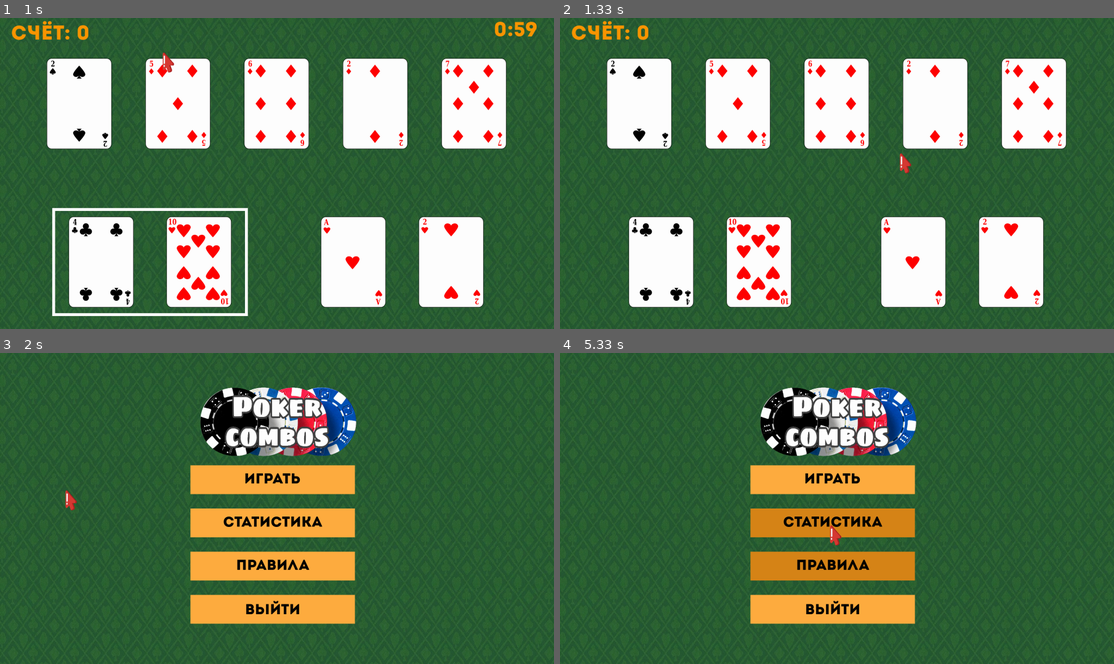
Above: before the commit, frames 1-4 (two rows, left to right).
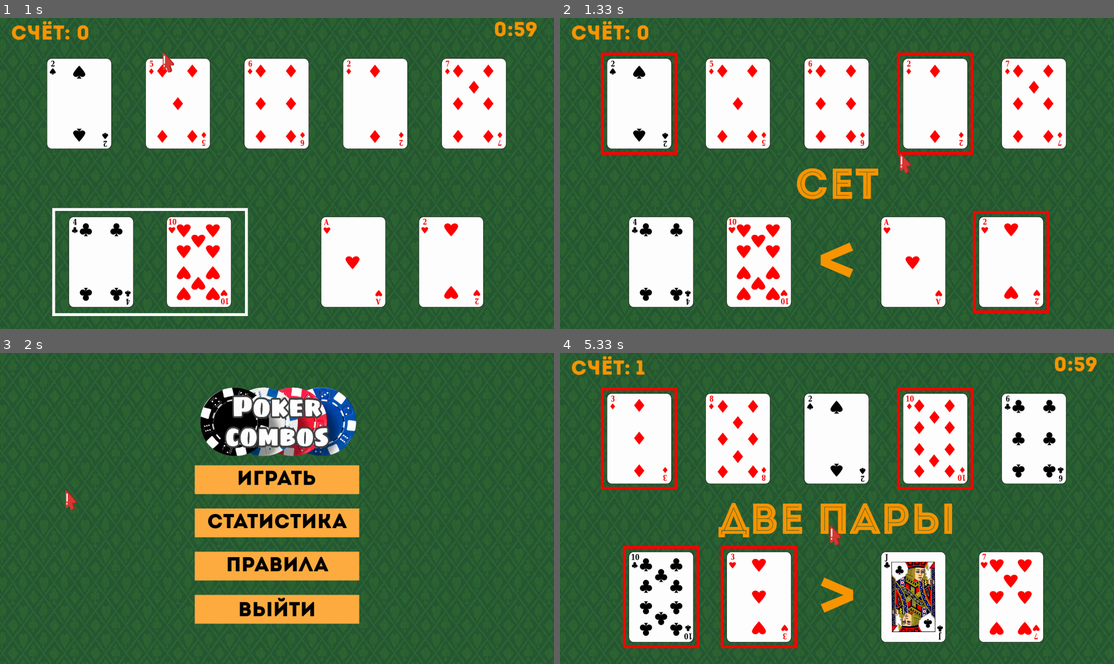
Above: after the commit, the same moments.

Repository: gkhlevtov/Yandex-PyGame-Project
Game: pygame game, started from main.py
Same seed, same stepped clock (60 frames per second), same inputs: the game is played once before the commit and once after it.
Inputs (mouse positions are in pixels of both pictures, inside the frame that each line leads up to):
- Up to frame 1 (1 s): press the mouse at (149, 260) at 0.37 s; move the mouse to (127, 254) at 0.47 s; release the mouse at (105, 248) at 0.6 s; press the mouse at (149, 260) at 0.7 s; move the mouse to (160, 161) at 0.8 s; release the mouse at (166, 61) at 0.93 s
- Up to frame 2 (1.33 s): press the mouse at (709, 260) at 1.03 s; move the mouse to (809, 210) at 1.13 s; release the mouse at (903, 164) at 1.27 s
- Up to frame 3 (2 s): press the mouse at (149, 595) at 1.37 s; move the mouse to (155, 601) at 1.47 s; release the mouse at (155, 608) at 1.6 s; press the mouse at (277, 623) at 1.7 s; move the mouse to (171, 561) at 1.8 s; release the mouse at (72, 499) at 1.93 s
- Up to frame 4 (5.33 s): click (837, 480) at 2.05 s; press the mouse at (837, 623) at 2.37 s; move the mouse to (853, 511) at 2.47 s; release the mouse at (870, 399) at 2.6 s; press the mouse at (964, 595) at 2.7 s; move the mouse to (875, 567) at 2.8 s; release the mouse at (787, 536) at 2.93 s; press the mouse at (964, 595) at 3.03 s; move the mouse to (920, 542) at 3.13 s; release the mouse at (881, 489) at 3.27 s; press the mouse at (709, 595) at 3.37 s; move the mouse to (715, 558) at 3.47 s; release the mouse at (720, 520) at 3.6 s; press the mouse at (837, 623) at 3.7 s; move the mouse to (825, 545) at 3.8 s; release the mouse at (814, 468) at 3.93 s; press the mouse at (837, 480) at 4.03 s; move the mouse to (859, 443) at 4.13 s; release the mouse at (875, 408) at 4.27 s; press the mouse at (964, 595) at 4.37 s; move the mouse to (809, 548) at 4.47 s; release the mouse at (659, 502) at 4.6 s; press the mouse at (709, 595) at 4.7 s; move the mouse to (875, 595) at 4.8 s; release the mouse at (1041, 598) at 4.93 s; press the mouse at (709, 595) at 5.03 s; move the mouse to (770, 564) at 5.13 s; release the mouse at (837, 533) at 5.27 s

Frame 1 is identical in both runs. In frame 2, 3.2% of the frame differs, in the area x 7-89%, y 11-96%; in frame 3, 2.7%; in frame 4, 44%, in the area x 2-97%, y 0-96%.

Commit message:
fix game over screen and add new background music

Diff:
--- a/globals.py
+++ b/globals.py
@@ -9,6 +9,8 @@
 
 
 class Button(pygame.sprite.Sprite):
+    """Класс кнопки."""
+
     def __init__(self, position, width, height, color, text, text_size, text_color):
         super().__init__()
         self.pos_x = position[0]
@@ -95,7 +97,6 @@
 click_sound = mixer.Sound('sounds/click.mp3')
 button_sound = mixer.Sound('sounds/button.mp3')
 
-
 display_info = pygame.display.Info()
 display_width, display_height = display_info.current_w, display_info.current_h
 
--- a/main.py
+++ b/main.py
@@ -6,9 +6,10 @@
 from pygame import mixer
 
 import best_combination
-from globals import click_sound, full_deck, display_width, display_height, card_size
+import menu as menu
+from globals import Button
+from globals import click_sound, full_deck, display_width, display_height, card_size, button_sound, w_percent, h_percent
 from globals import load_image
-from main_menu import main as menu
 
 
 class Card(pygame.sprite.Sprite):
@@ -243,12 +244,11 @@
     screen_width, screen_height = screen_size
     w_percent, h_percent = screen_width // 100, screen_height // 100
 
-    font = pygame.font.Font('fonts/FiraSans-Bold.otf', screen_height // 100 * 20)
-    line1 = font.render(f'Игра', True, (250, 150, 0))
-    line2 = font.render(f'окончена', True, (250, 150, 0))
-    line3 = font.render(f'Ваш счёт: {score}', True, (250, 150, 0))
-
-    lines = [line1, line2, line3]
+    font = pygame.font.Font('fonts/FiraSans-Bold.otf', h_percent * 20)
+    line1 = font.render(f'Игра окончена', True, (250, 150, 0))
+    line2 = font.render(f'Ваш счёт: {score}', True, (250, 150, 0))
+
+    lines = [line1, line2]
 
     for i in range(len(lines)):
         line = lines[i]
@@ -256,7 +256,7 @@
         text_h = line.get_height()
         text_x = screen_width // 2 - text_w // 2
         text_y = screen_height // 2 - text_h // 2 - 30 * h_percent + 25 * i * h_percent
-        if i == 2:
+        if i == 1:
             text_y += 5 * h_percent
 
         screen.blit(line, (text_x, text_y))
@@ -333,7 +333,7 @@
     point_sound = mixer.Sound('sounds/point_plus.mp3')
     point_sound.set_volume(0.5)
 
-    mixer.music.load('sounds/background_music_1.mp3')
+    mixer.music.load('sounds/background_music_2.mp3')
     mixer.music.set_volume(0.1)
     mixer.music.play(-1)
 
@@ -465,11 +465,16 @@
                     running = False
 
         screen.blit(scaled_background, (0, 0))
+        cards_sprites.draw(screen)
+
+        if last_wait:
+            show_combination(win_comb[0][0], screen_size=size, screen=screen)
+            cards_sprites.draw(screen)
+            cards_sprites.update(win_comb[0])
+            draw_compare(best_set, screen_size=size, screen=screen)
 
         if game_is_over:
             break
-
-        cards_sprites.draw(screen)
 
         if on_pause:
             start_time = dt.datetime.now()
@@ -481,7 +486,11 @@
             seconds = abs(diff.seconds - 59) % 60
 
             if seconds == 0:
-                game_is_over = True
+                wait = True
+                last_wait = True
+                time_stop = True
+
+                mixer.music.fadeout(1000)
                 time_over_sound.play()
 
             if len(str(seconds)) == 1:
@@ -510,24 +519,64 @@
         pygame.display.flip()
 
     print(f'Итоговый счёт: {current_score}')
+
+    def go_to_menu():
+        menu.main()
+        pygame.quit()
+        sys.exit()
+
+    buttons = pygame.sprite.Group()
+    button_sizes = (w_percent * 40, h_percent * 15)
+
+    button_x = display_width // 2 - button_sizes[0] // 2
+    button_y = display_height // 2 - button_sizes[1] // 2 + 40 * h_percent
+    button = Button((button_x, button_y), button_sizes[0], button_sizes[1], (255, 173, 64), 'Выйти в меню',
+                    h_percent * 7,
+                    (0, 0, 0))
+    button.set_func(go_to_menu)
+    buttons.add(button)
 
     while running:
         screen.blit(scaled_background, (0, 0))
         draw_game_over_screen(current_score, screen_size=size, screen=screen)
         if use_custom_cursor:
             pygame.mouse.set_visible(False)
-            if pygame.mouse.get_focused():
-                cursor_img_rect.center = pygame.mouse.get_pos()
-                screen.blit(cursor_img, cursor_img_rect)
 
         for event in pygame.event.get():
             if event.type == pygame.QUIT:
                 running = False
 
+            if event.type == pygame.MOUSEMOTION:
+                pos = pygame.mouse.get_pos()
+                for button in buttons:
+                    if button.check_mouse_position((pos[0], pos[1])):
+                        button.set_color(True)
+                        break
+                    else:
+                        button.set_color(False)
+
             if event.type == pygame.MOUSEBUTTONDOWN:
-                menu()
-                pygame.quit()
-                sys.exit()
+                click_sound.play()
+                click_pos = pygame.mouse.get_pos()
+
+                for button in buttons:
+                    if button.check_mouse_position(click_pos):
+                        button_sound.play()
+                        if button.func is None:
+                            print('Nothing happened')
+                        else:
+                            button.action()
+
+            if event.type == pygame.KEYDOWN:
+                if event.key == pygame.K_ESCAPE:
+                    running = False
+
+        buttons.update()
+        buttons.draw(screen)
+
+        if pygame.mouse.get_focused():
+            cursor_img_rect.center = pygame.mouse.get_pos()
+            screen.blit(cursor_img, cursor_img_rect)
 
         clock.tick(fps)
         pygame.display.flip()
--- a/main_menu.py
+++ b/menu.py
@@ -3,17 +3,24 @@
 import pygame
 from pygame import mixer
 
+import main as game
 from globals import Button
 from globals import click_sound, button_sound, display_width, display_height, w_percent, h_percent
 from globals import load_image
 
 
-def f():
-    print('aaa')
+def plug():
+    print('plug text')
 
 
 def close_game():
     print('Goodbye!')
+    pygame.quit()
+    sys.exit()
+
+
+def run_game():
+    game.main()
     pygame.quit()
     sys.exit()
 
@@ -51,13 +58,14 @@
     buttons = pygame.sprite.Group()
     button_sizes = (w_percent * 30, h_percent * 10)
     buttons_text = ('Играть', 'Статистика', 'Правила', 'Выйти')
-    buttons_funcs = (f, f, f, close_game)
+    buttons_funcs = (run_game, plug, plug, close_game)
 
     for i in range(4):
-        button_x = display_width // 2 - logo_img_rect.width // 2
+        button_x = display_width // 2 - button_sizes[0] // 2
         button_y = display_height // 2 - button_sizes[1] // 2 - 10 * h_percent + 15 * i * h_percent
 
-        button = Button((button_x, button_y), button_sizes[0], button_sizes[1], (255, 173, 64), buttons_text[i], 50,
+        button = Button((button_x, button_y), button_sizes[0], button_sizes[1], (255, 173, 64), buttons_text[i],
+                        h_percent * 7,
                         (0, 0, 0))
 
         button.set_func(buttons_funcs[i])
Not shown, added: sounds/background_music_2.mp3
